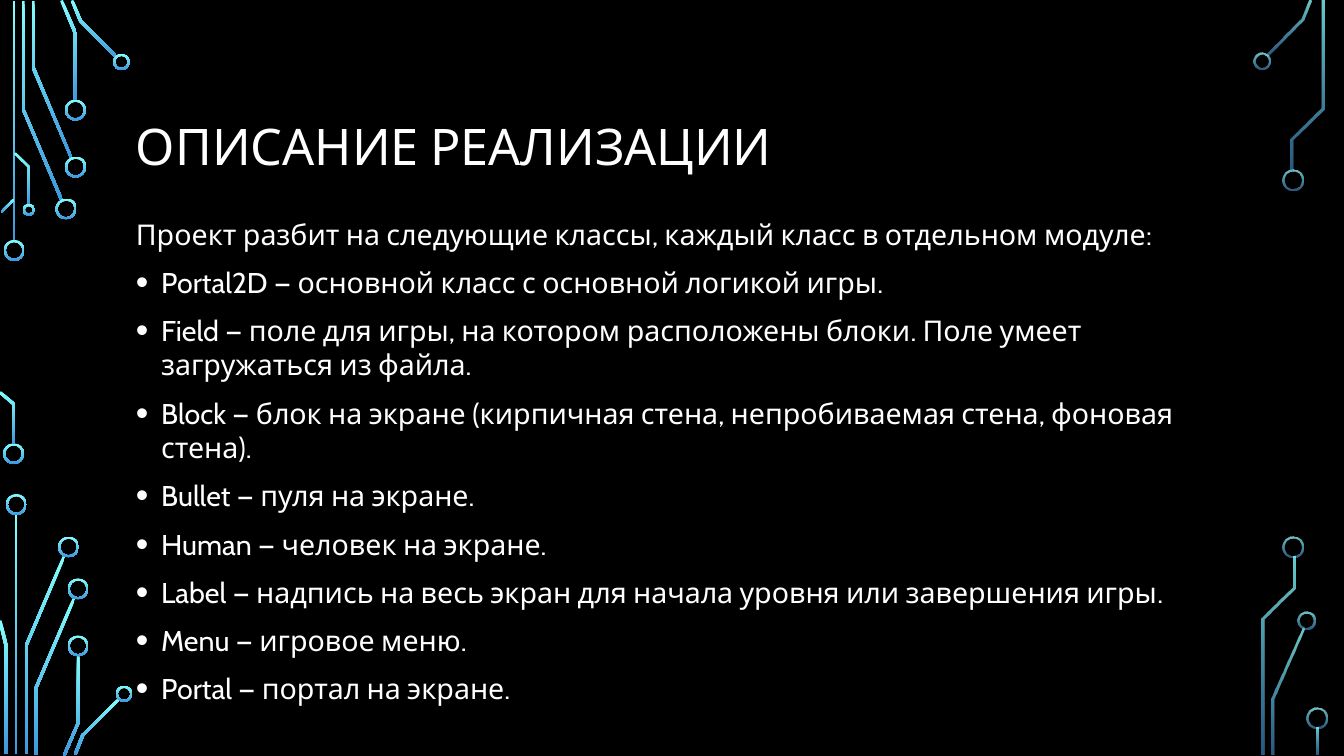
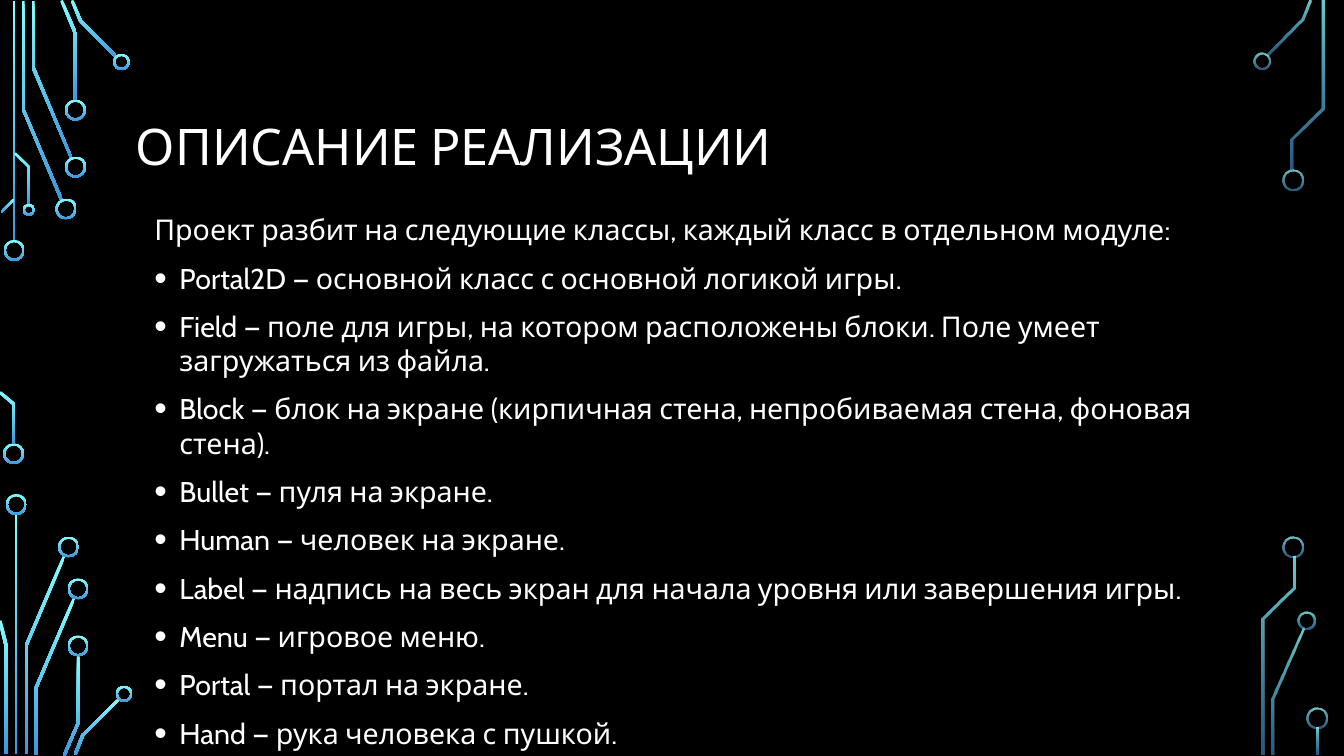
Before and after one commit to DmitriyRyazanovsky/Portal2D, a slide deck: slide 4 of Презентация.pptx. Drawn at 1344x756 pixels with LibreOffice and Linux fonts; fonts in the diff are those of the drawing; background and template pictures are left out. Boxes give left, top, right and bottom in pixels: in the first picture for what was removed or moved away, otherwise in the second. Text is boxed around its words. In the diff, an @@ line names an element or a change of style, - is before the commit and + after.

```diff
--- a/Презентация.pptx
+++ b/Презентация.pptx
@@ text "Проект разбит на следующие классы, ..." moved from (x1=136, y1=223, x2=1173, y2=706) to (x1=154, y1=218, x2=1192, y2=751) @@
@@ text at (x1=179, y1=722, x2=611, y2=751): paragraph added @@
+• Hand — рука человека с пушкой.
```
Also in this commit, not shown: 4 other slides changed, 1 slide added, 5 other files.
